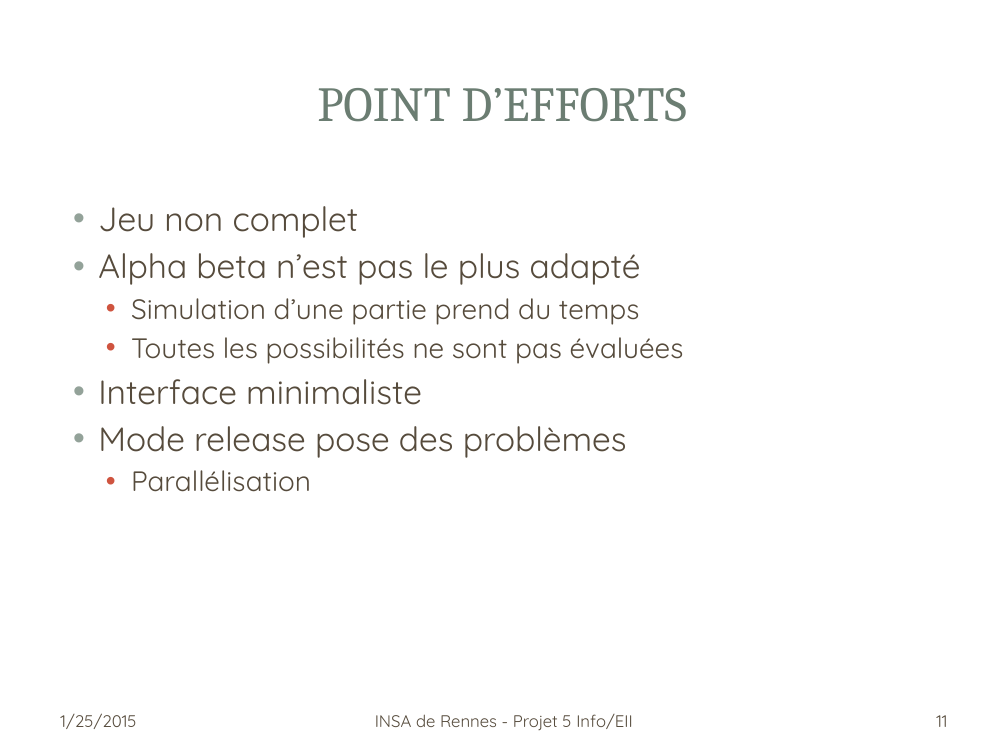
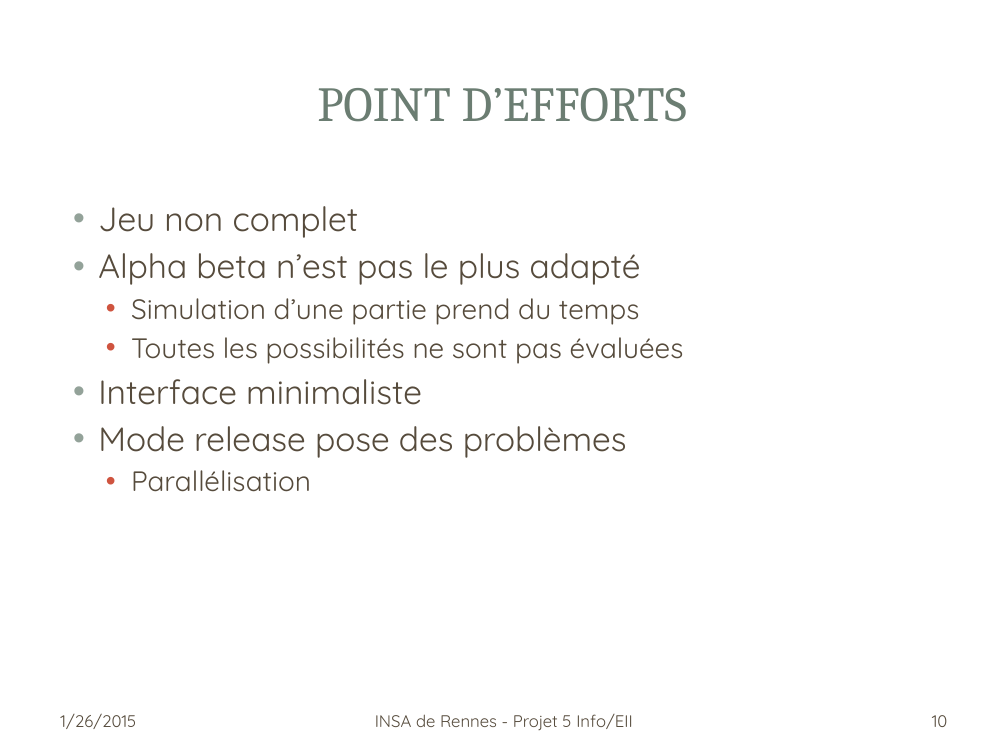
Before and after one commit to aurrelhebert/Projet_Belote, a slide deck: slide 10 of doc/presentation.pptx (slide 11 before the commit). Drawn at 1008x756 pixels with LibreOffice and Linux fonts; fonts in the diff are those of the drawing; background and template pictures are left out. Boxes give left, top, right and bottom in pixels: in the first picture for what was removed or moved away, otherwise in the second. Text is boxed around its words. In the diff, an @@ line names an element or a change of style, - is before the commit and + after.

```diff
--- a/doc/presentation.pptx
+++ b/doc/presentation.pptx
@@ text at box(60, 713, 136, 729): text changed @@
-1/25/2015
+1/26/2015
@@ page number at box(932, 715, 948, 727): text changed @@
-11
+10
```
Also in this commit, not shown: 10 other slides changed, 1 slide removed.
